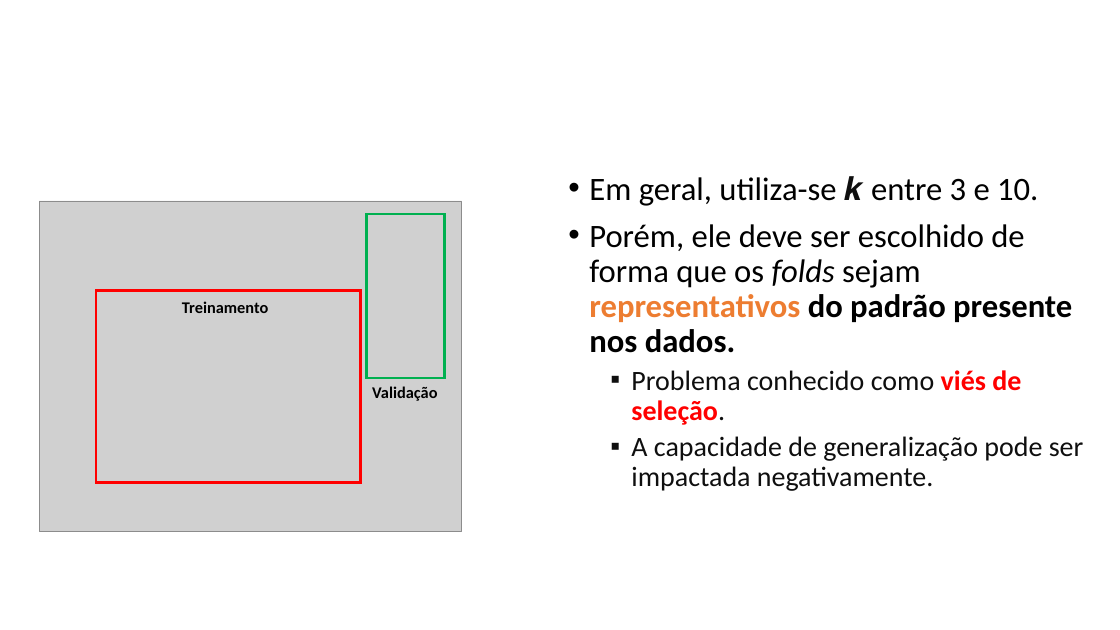
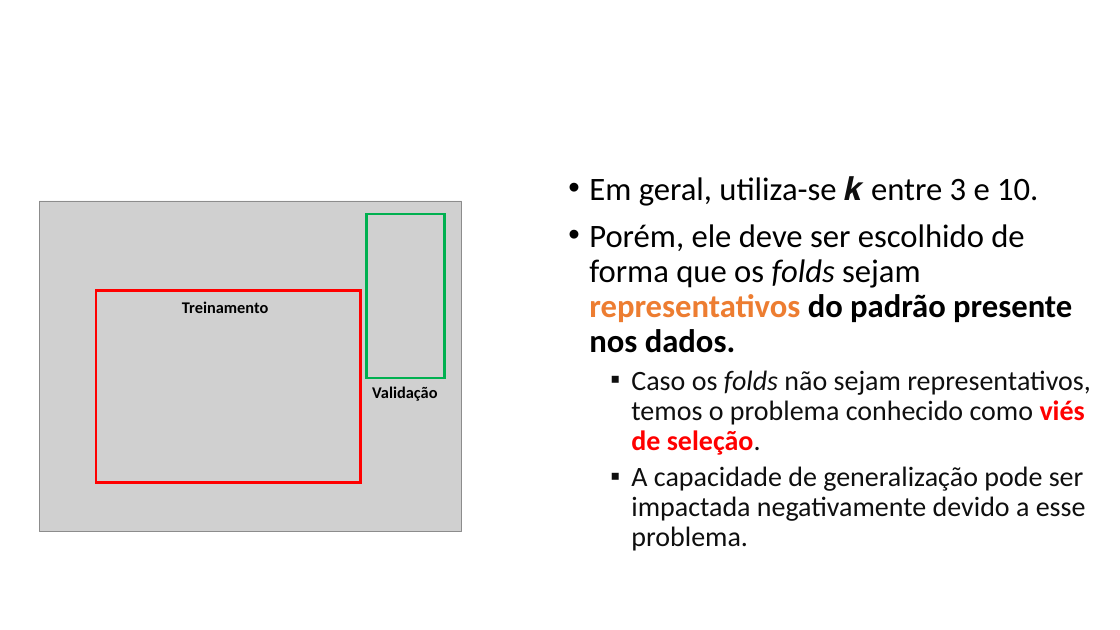
Before and after one commit to zz4fap/c24_inteligencia_artificial, a slide deck: slide 77 of slides/C24_Regressão.pptx. Drawn at 1120x630 pixels with LibreOffice and Linux fonts; fonts in the diff are those of the drawing; grey boxes stand for pictures. Boxes give left, top, right and bottom in pixels: in the first picture for what was removed or moved away, otherwise in the second. Text is boxed around its words. In the diff, an @@ line names an element or a change of style, - is before the commit and + after.

```diff
--- a/slides/C24_Regressão.pptx
+++ b/slides/C24_Regressão.pptx
@@ text at (631, 370, 1091, 551): text changed @@
-  ▪ Problema conhecido como viés de seleção.
-  ▪ A capacidade de generalização pode ser impactada negativamente.
+  ▪ Caso os folds não sejam representativos, temos o problema conhecido como viés de seleção.
+  ▪ A capacidade de generalização pode ser impactada negativamente devido a esse problema.
```
Also in this commit, not shown: 20 other slides changed, 2 other files.
